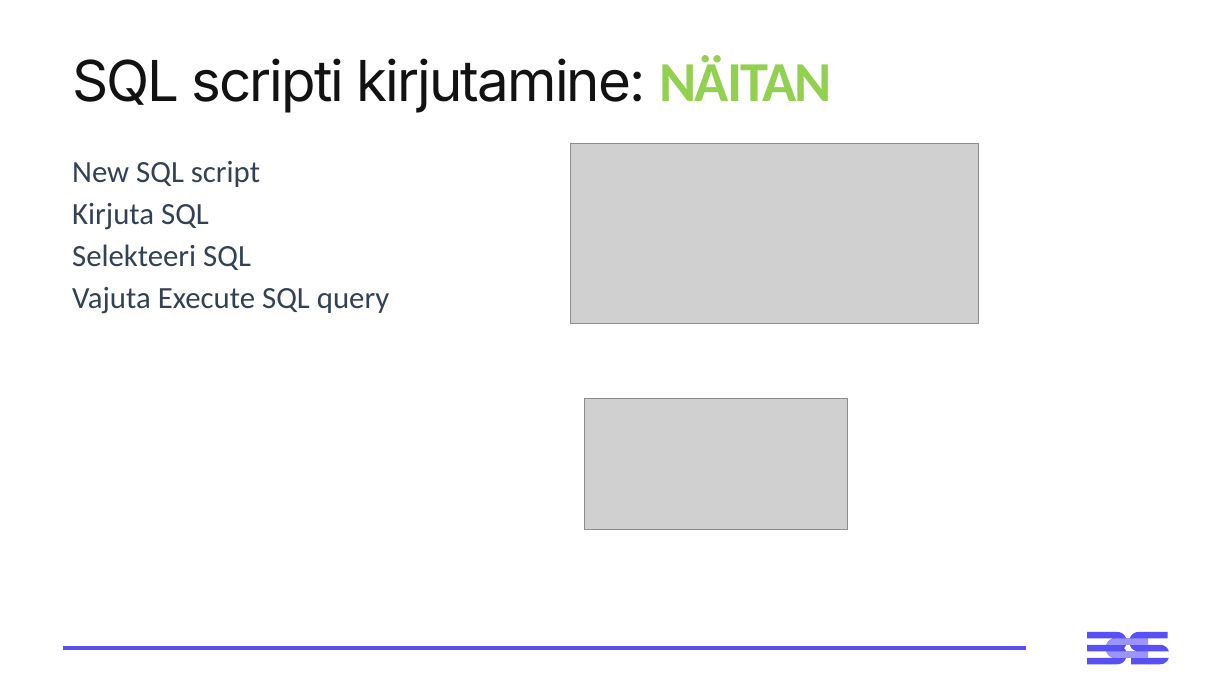
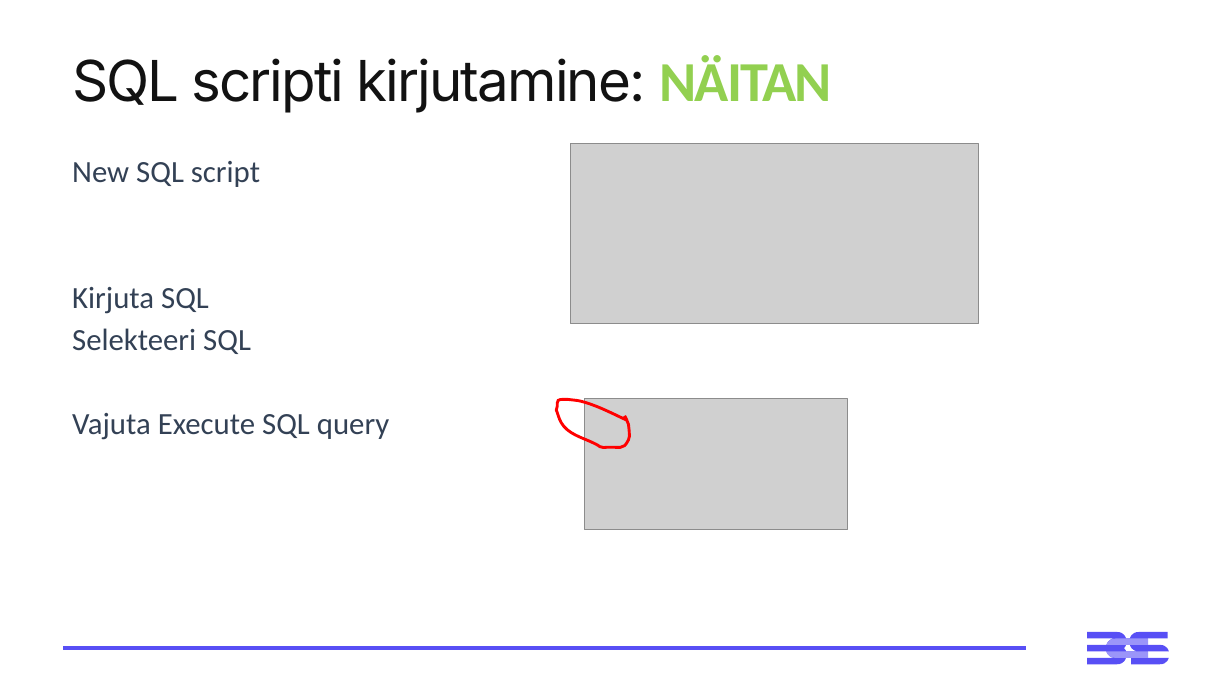
Before and after one commit to emilieabel/andmetarkus, a slide deck: slide 31 of Materjalid/Day6 SQL/6-paev-andmetarkus-esitlus.pptx. Drawn at 1232x693 pixels with LibreOffice and Linux fonts; fonts in the diff are those of the drawing; grey boxes stand for pictures. Boxes give left, top, right and bottom in pixels: in the first picture for what was removed or moved away, otherwise in the second. Text is boxed around its words. In the diff, an @@ line names an element or a change of style, - is before the commit and + after.

```diff
--- a/Materjalid/Day6 SQL/6-paev-andmetarkus-esitlus.pptx
+++ b/Materjalid/Day6 SQL/6-paev-andmetarkus-esitlus.pptx
@@ text "New SQL script" rewrapped from (x1=72, y1=161, x2=389, y2=314) to (x1=72, y1=161, x2=389, y2=440) @@
@@ freeform shape added at (x1=556, y1=399, x2=629, y2=447), outline #FF0000 2.25 pt @@
```
Also in this commit, not shown: 8 other slides changed, 3 other files.
